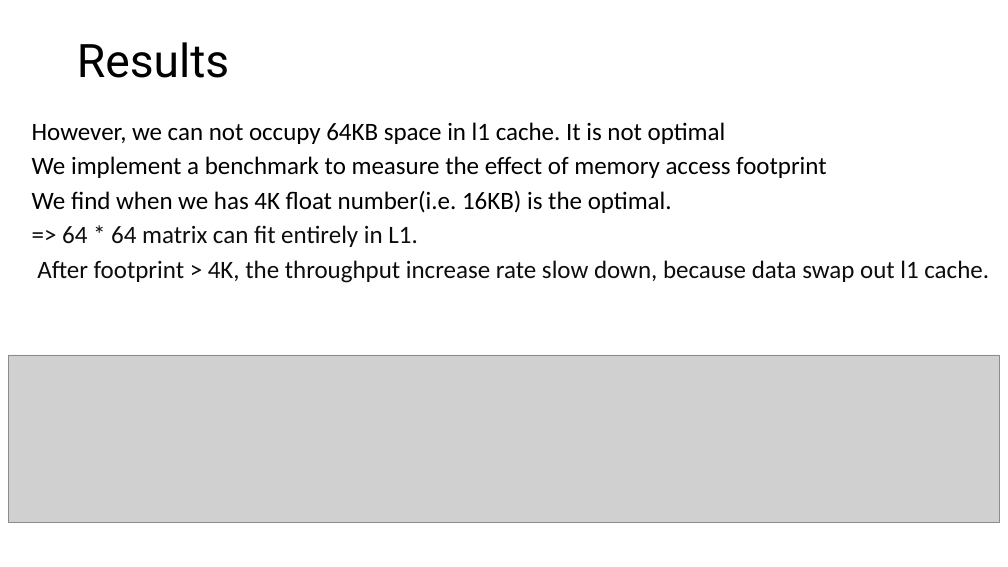
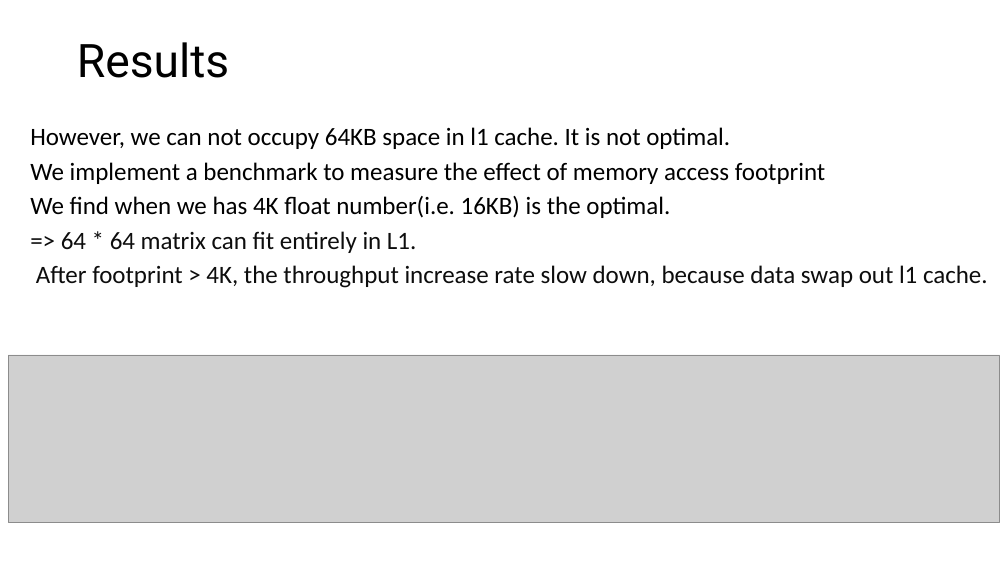
Before and after one commit to LukeLIN-web/CS345, a slide deck: slide 9 of project/midterm.pptx. Drawn at 1008x567 pixels with LibreOffice and Linux fonts; fonts in the diff are those of the drawing; grey boxes stand for pictures. Boxes give left, top, right and bottom in pixels: in the first picture for what was removed or moved away, otherwise in the second. Text is boxed around its words. In the diff, an @@ line names an element or a change of style, - is before the commit and + after.

```diff
--- a/project/midterm.pptx
+++ b/project/midterm.pptx
@@ text at [30, 127, 730, 149]: text changed @@
-However, we can not occupy 64KB space in l1 cache. It is not optimal
+However, we can not occupy 64KB space in l1 cache. It is not optimal.
```
Also in this commit, not shown: 7 other slides changed, 6 other files.
